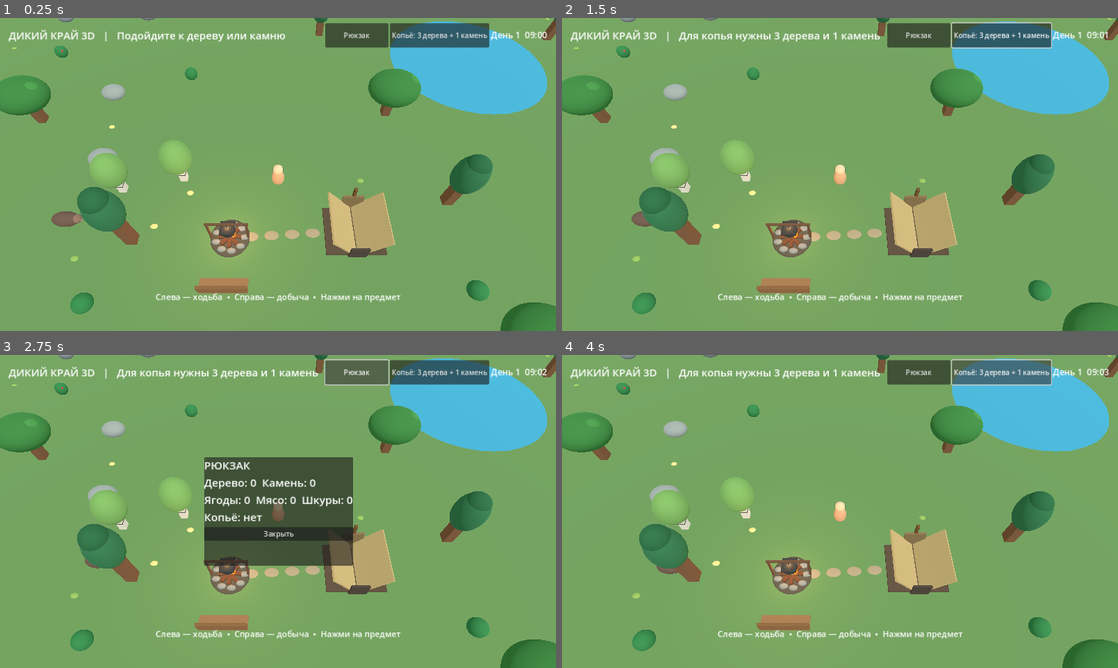
Above: before the commit, frames 1-4 (two rows, left to right).
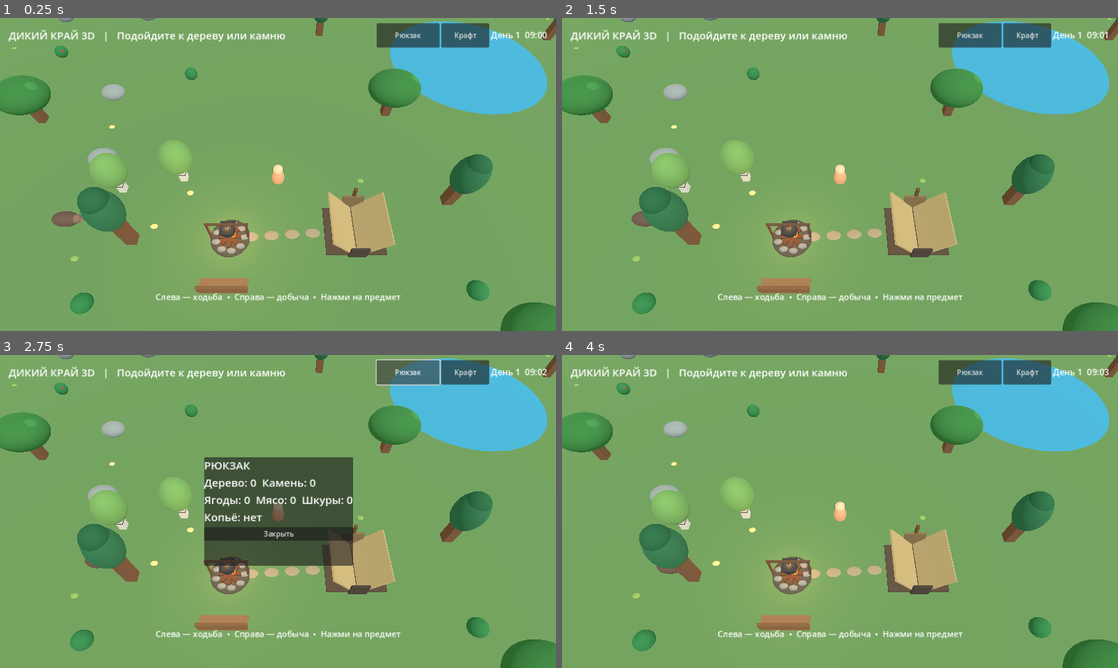
Above: after the commit, the same moments.

Repository: hjz2tz7cgv-ctrl/DikiyKrayGodot
Game: Godot game, scene res://scenes/main.tscn
Same seed, same stepped clock (60 frames per second), same inputs: the game is played once before the commit and once after it.
Inputs (mouse positions are in pixels of both pictures, inside the frame that each line leads up to):
- Up to frame 1 (0.25 s): no input
- Up to frame 2 (1.5 s): click (1029, 36) at 0.5 s, where only the run after the commit has a clickable "Крафт"; click (840, 215) at 1.25 s, where only the run after the commit has a clickable "Закрыть"
- Up to frame 3 (2.75 s): click "Рюкзак" at 2 s
- Up to frame 4 (4 s): click "Закрыть" at 2.75 s; click (1001, 373) at 3.5 s, where only the run before the commit has a clickable "Копьё: 3 дерева + 1 камень"

The runs differ from the first frame. In frame 1, 1.0% of the frame differs, in the area x 58-88%, y 1-10%; in frame 2, 1.7%; in frame 3, 1.6%; in frame 4, 1.7%, in the area x 21-89%, y 1-10%.

Commit message:
Add files via upload

Diff:
--- a/scripts/main.gd
+++ b/scripts/main.gd
@@ -33,7 +33,9 @@
 var has_spear := false
 var hunt_target := -1
 var attack_cooldown := 0.0
-var spear_button: Button
+var craft_button: Button
+var craft_panel: PanelContainer
+var craft_recipe_button: Button
 var target_resource := -1
 var mining_progress := 0.0
 var mining_active := false
@@ -437,11 +439,11 @@
     bag_button.custom_minimum_size = Vector2(145, 56)
     bag_button.pressed.connect(_toggle_bag)
     top.add_child(bag_button)
-    spear_button = Button.new()
-    spear_button.text = "Копьё: 3 дерева + 1 камень"
-    spear_button.custom_minimum_size = Vector2(185, 56)
-    spear_button.pressed.connect(_craft_spear)
-    top.add_child(spear_button)
+    craft_button = Button.new()
+    craft_button.text = "Крафт"
+    craft_button.custom_minimum_size = Vector2(110, 56)
+    craft_button.pressed.connect(_toggle_craft)
+    top.add_child(craft_button)
     time_label = Label.new()
     time_label.add_theme_font_size_override("font_size", 20)
     top.add_child(time_label)
@@ -483,6 +485,35 @@
     close.text = "Закрыть"
     close.pressed.connect(_toggle_bag)
     bag_col.add_child(close)
+    # Отдельное окно крафта: ресурсы расходуются только по кнопке «Создать».
+    craft_panel = PanelContainer.new()
+    craft_panel.set_anchors_preset(Control.PRESET_CENTER)
+    craft_panel.offset_left = -190
+    craft_panel.offset_right = 190
+    craft_panel.offset_top = -125
+    craft_panel.offset_bottom = 125
+    craft_panel.visible = false
+    root.add_child(craft_panel)
+    var craft_col := VBoxContainer.new()
+    craft_panel.add_child(craft_col)
+    var craft_title := Label.new()
+    craft_title.text = "МАСТЕРСКАЯ\nДеревянное копьё"
+    craft_title.horizontal_alignment = HORIZONTAL_ALIGNMENT_CENTER
+    craft_title.add_theme_font_size_override("font_size", 25)
+    craft_col.add_child(craft_title)
+    var craft_description := Label.new()
+    craft_description.text = "Для охоты\nНужно: 3 дерева и 1 камень"
+    craft_description.horizontal_alignment = HORIZONTAL_ALIGNMENT_CENTER
+    craft_col.add_child(craft_description)
+    craft_recipe_button = Button.new()
+    craft_recipe_button.custom_minimum_size.y = 55
+    craft_recipe_button.pressed.connect(_craft_spear)
+    craft_col.add_child(craft_recipe_button)
+    var craft_close := Button.new()
+    craft_close.text = "Закрыть"
+    craft_close.custom_minimum_size.y = 48
+    craft_close.pressed.connect(_toggle_craft)
+    craft_col.add_child(craft_close)
     sleep_panel = PanelContainer.new()
     sleep_panel.set_anchors_preset(Control.PRESET_CENTER)
     sleep_panel.offset_left = -190
@@ -512,6 +543,13 @@
     sleep_fade.mouse_filter = Control.MOUSE_FILTER_IGNORE
     root.add_child(sleep_fade)
 
+func _toggle_craft() -> void:
+    craft_panel.visible = not craft_panel.visible
+    if craft_panel.visible:
+        bag_panel.visible = false
+        sleep_panel.visible = false
+    _update_ui()
+
 func _craft_spear() -> void:
     if has_spear:
         status_message = "Копьё уже изготовлено"
@@ -557,7 +595,9 @@
         time_label.text = "День %d  %02d:%02d" % [day_count, hour, minute]
     zoom_label.text = "Слева — ходьба  •  Справа — добыча  •  Нажми на предмет"
     bag_label.text = "РЮКЗАК\nДерево: %d  Камень: %d\nЯгоды: %d  Мясо: %d  Шкуры: %d\nКопьё: %s" % [inventory["wood"], inventory["stone"], inventory["berry"], inventory["meat"], inventory["hide"], "есть" if has_spear else "нет"]
-    spear_button.text = "Копьё готово" if has_spear else "Копьё: 3 дерева + 1 камень"
+    if craft_recipe_button != null:
+        craft_recipe_button.text = "Копьё уже создано" if has_spear else "Создать копьё (3 дерева + 1 камень)"
+        craft_recipe_button.disabled = has_spear or inventory["wood"] < 3 or inventory["stone"] < 1
 
 func _nearest_resource() -> int:
     var closest := -1
